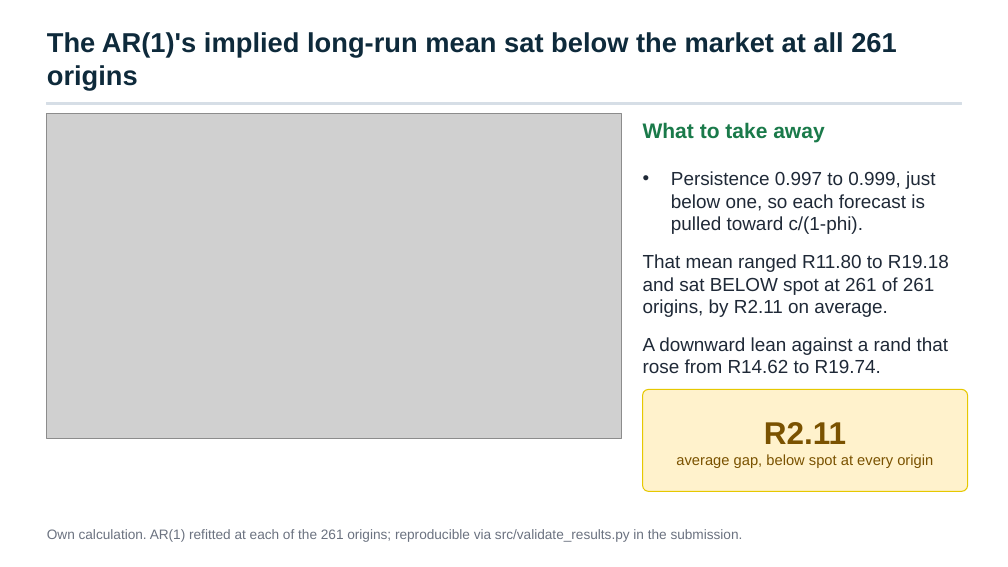
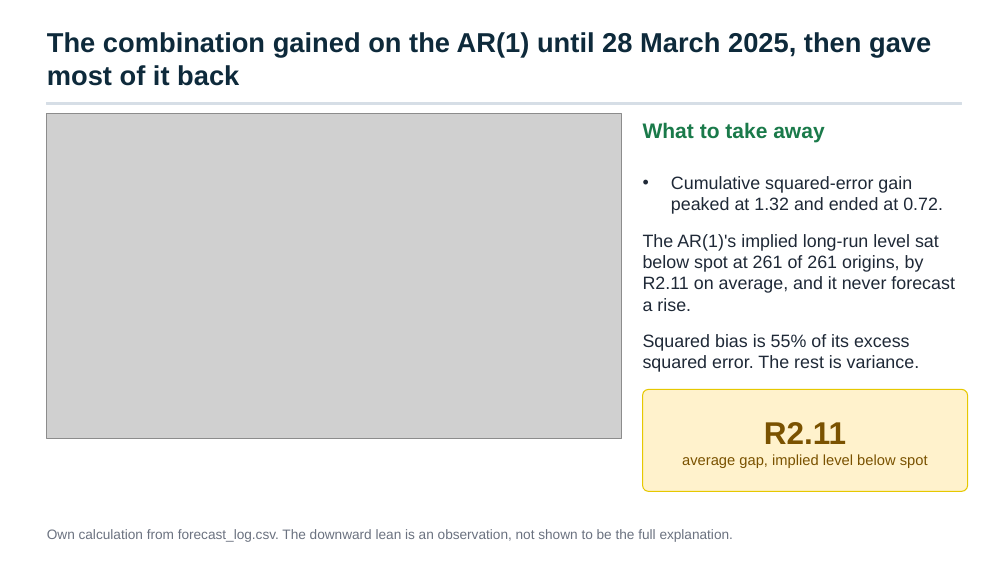
Before and after one commit to Aakashanil67/usdzar-forecasting, a slide deck: slide 4 of reports/presentation.pptx. Drawn at 1008x567 pixels with LibreOffice and Linux fonts; fonts in the diff are those of the drawing; grey boxes stand for pictures. Boxes give left, top, right and bottom in pixels: in the first picture for what was removed or moved away, otherwise in the second. Text is boxed around its words. In the diff, an @@ line names an element or a change of style, - is before the commit and + after.

Commit message:
Generate every quoted number in the docs from the results files and correct the overstated claims
README and METHODOLOGY are now rendered from templates, and the report, deck and notebook read the same keys. Corrects the DM table signs, the M5 attribution, the weight narrative, the covered-parity and AR(1) equilibrium explanations, and the power interpretation, and labels 2021-2025 as exploratory.

```diff
--- a/reports/presentation.pptx
+++ b/reports/presentation.pptx
@@ text at box(47, 32, 931, 86): text changed @@
-The AR(1)'s implied long-run mean sat below the market at all 261 origins
+The combination gained on the AR(1) until 28 March 2025, then gave most of it back
@@ text at box(643, 176, 955, 372): text changed; size 18 to 17 pt @@
-• Persistence 0.997 to 0.999, just below one, so each forecast is pulled toward c/(1-phi).
-That mean ranged R11.80 to R19.18 and sat BELOW spot at 261 of 261 origins, by R2.11 on average.
-A downward lean against a rand that rose from R14.62 to R19.74.
+• Cumulative squared-error gain peaked at 1.32 and ended at 0.72.
+The AR(1)'s implied long-run level sat below spot at 261 of 261 origins, by R2.11 on average, and it never forecast a rise.
+Squared bias is 55% of its excess squared error. The rest is variance.
@@ text at box(682, 454, 928, 468): text changed @@
-average gap, below spot at every origin
+average gap, implied level below spot
@@ text at box(47, 529, 733, 542): text changed @@
-Own calculation. AR(1) refitted at each of the 261 origins; reproducible via src/validate_results.py in the submission.
+Own calculation from forecast_log.csv. The downward lean is an observation, not shown to be the full explanation.
```
Also in this commit, not shown: 13 other slides changed, 1 slide added, 26 other files.
